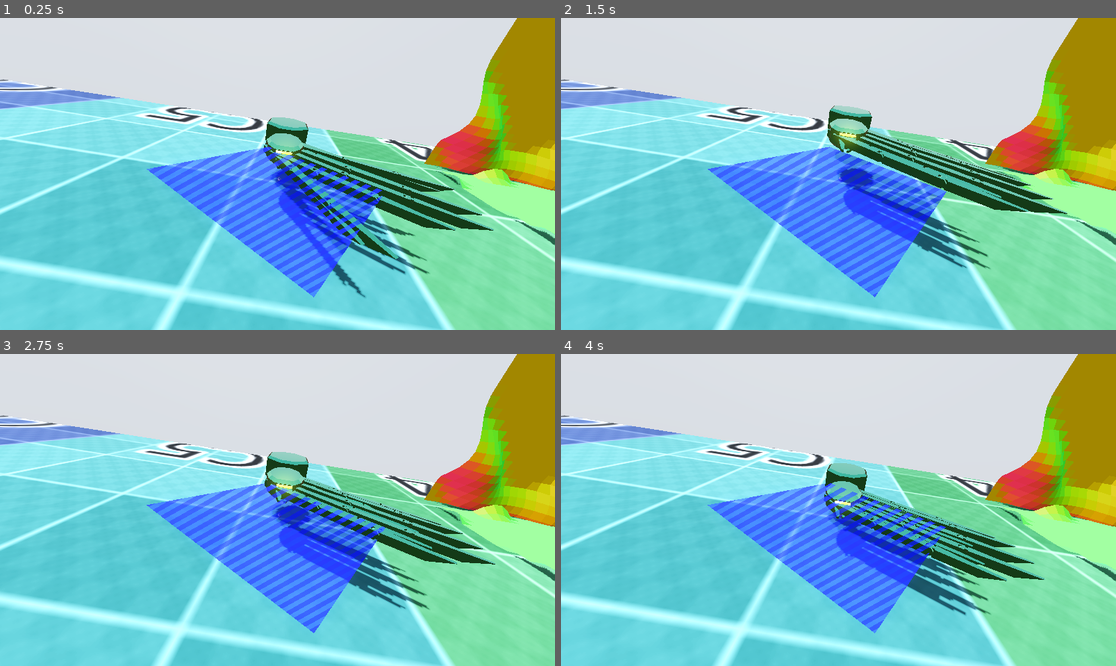
Above: before the commit, frames 1-4 (two rows, left to right).
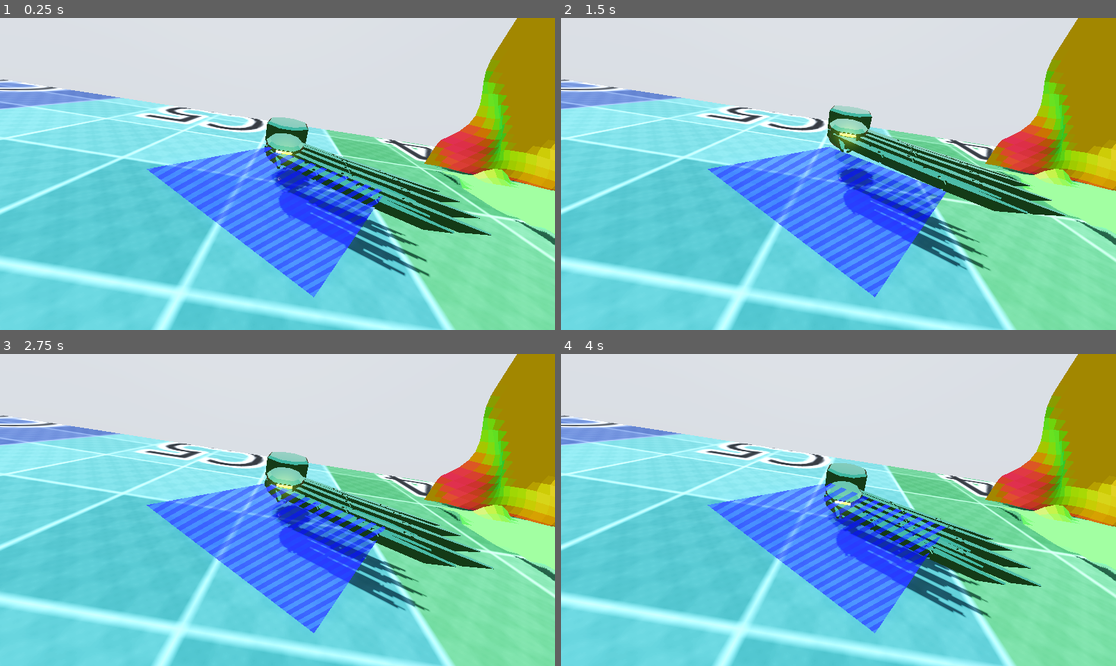
Above: after the commit, the same moments.

Repository: TeamName-FIOLTR/godotTrainJam
Game: Godot game, scene res://scenes/testTerrain/terrain.tscn
Two runs of this game, one before a commit and one after it. Both use one fixed random seed, a clock stepped at 60 frames per second and the inputs below.
Inputs (mouse positions are in pixels of both pictures, inside the frame that each line leads up to):
- Up to frame 1 (0.25 s): no input
- Up to frame 2 (1.5 s): move the mouse to (960, 158) at 0.52 s; hold Shift 0.53-1.28 s; click (960, 158) at 0.67 s; move the mouse to (727, 189) at 1.27 s; tap Shift at 1.35 s; click (727, 189) at 1.42 s
- Up to frame 3 (2.75 s): move the mouse to (333, 441) at 2.02 s; hold Shift from 2.03 s (still down); click (333, 441) at 2.17 s
- Up to frame 4 (4 s): move the mouse to (810, 572) at 2.77 s; release Shift at 2.78 s; tap Shift at 2.85 s; click (810, 572) at 2.92 s; move the mouse to (1005, 556) at 3.52 s; hold Shift from 3.53 s (still down); click (1005, 556) at 3.67 s

The runs differ from the first frame. In frame 1, 4.6% of the frame differs, in the area x 47-89%, y 39-90%; in frame 2, 1.3%; in frame 3, 2.4%; in frame 4, 3.0%.

Commit message:
finished spider ik animation kinda

Diff:
--- a/scenes/spidorIK/ikSpider.gd
+++ b/scenes/spidorIK/ikSpider.gd
@@ -5,7 +5,7 @@
 
 var originial_transform : Transform3D
 
-@export var skele  : Skeleton3D # 💀
+@export var skele  : Skeleton3D # 💀 spooky scary
 @export var targets : Node3D
 @export var raycasts : Node3D
 @export var ik : PackedScene
@@ -22,6 +22,9 @@
 @export var debug_mouse_sensitivity : float = 1.0
 
 var average_normal : Vector3 = Vector3.UP
+
+var prev_position : Vector3
+
 func align_to_average_norm()->void:
 	#global_transform = originial_transform.looking_at(global_position + average_normal)
 	var llp = left_leg_positions
@@ -97,7 +100,10 @@
 
 		#right
 		add_ik(i,"R")
-
+var velocity : Vector3
+func _physics_process(delta):
+	velocity = prev_position - global_position
+	prev_position = global_position
 func _input(event):
 	if event is InputEventMouseMotion:
 		if Input.is_mouse_button_pressed(MOUSE_BUTTON_LEFT):
--- a/scenes/spidorIK/spidorIK.gd
+++ b/scenes/spidorIK/spidorIK.gd
@@ -11,8 +11,8 @@
 var step_speed : float = 5
 
 
-var min_threshold : float  = 50
-var max_threshold : float  = 200
+var min_threshold : float  = 90
+var max_threshold : float  = 100
 var leg_index : int = 0
 var left_leg : bool = false
 
@@ -20,6 +20,8 @@
 
 var new_target_position : Vector3
 var old_target_position : Vector3
+
+var old_spidor_position : Vector3
 
 var leg_step_time : float = 0.0
 func norm(x):
@@ -30,6 +32,7 @@
 		spidor.align_to_average_norm()
 		new_target_position = raycast.get_collision_point()
 		old_target_position = ik_target.global_position
+		old_spidor_position = spidor.global_position
 		if left_leg: spidor.left_leg_positions[leg_index] = raycast.get_collision_point()
 		else: spidor.right_leg_positions[leg_index] = raycast.get_collision_point()
 
@@ -37,13 +40,17 @@
 func _ready():
 	new_target_position = ik_target.global_position
 	old_target_position = new_target_position
+	old_spidor_position = spidor.global_position
 	start()
 #returns the squred distance to the target interpolation
 #coninence function
 func get_interp_offset()->float:
 	return ik_target.global_position.distance_squared_to(new_target_position)**0.5
+func sigmoid(x : float)->float:
+	var v = exp(x)
+	return v/(v+1)
 func _physics_process(delta):
-	var d = ik_target.global_position.distance_squared_to(spidor.global_position)
+	var d = spidor.global_position.distance_to(old_spidor_position)
 	if  d > max_threshold or d < min_threshold:
 		self.update_position()
 	if ik_target.global_position.distance_squared_to(new_target_position) > 25:
@@ -56,9 +63,9 @@
 		can_move = false
 		moving_leg_count -= 1
 	if can_move:
-		leg_step_time += delta*step_speed
+		leg_step_time += delta*step_speed*clamp(spidor.velocity.length(),0,300)
 		leg_step_time = clamp(leg_step_time,0,1)
 		ik_target.global_position = lerp(old_target_position,new_target_position,leg_step_time)
-		interpolation = remap(cos(2*PI*leg_step_time),-1,1,0.8,1)
+		interpolation = remap(cos(2*PI*leg_step_time),-1,1,.7,1)
 	else:
 		interpolation = 1.0
